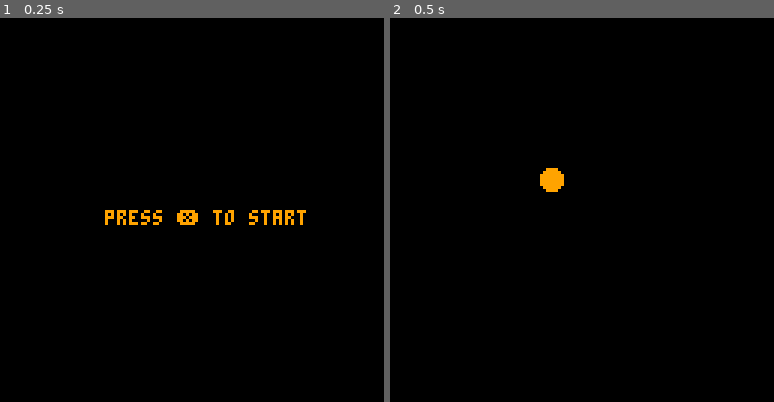
Above: before the commit, frames 1-2 (left to right).
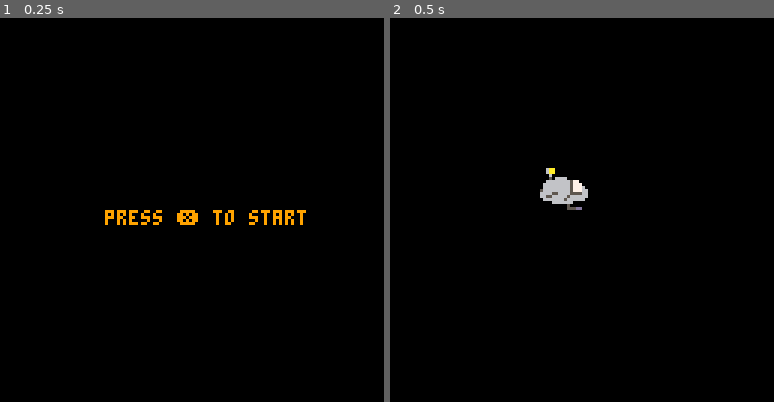
Above: after the commit, the same moments.

Repository: FrederikHR/GDB
Game: PICO-8 cartridge OW/ow.p8
Two runs of this game, one before a commit and one after it. Both use one fixed random seed, a clock stepped at 60 frames per second and the inputs below.
Inputs:
- Up to frame 1 (0.25 s): no input
- Up to frame 2 (0.5 s): tap X (X key) at 0.33 s

Frame 1 is identical in both runs. In frame 2, 0.9% of the frame differs, in the area x 39-52%, y 39-50%.

Commit message:
spaceships iterations

Diff:
--- a/OW/ow.p8
+++ b/OW/ow.p8
@@ -1,5 +1,5 @@
 pico-8 cartridge // http://www.pico-8.com
-version 39
+version 40
 __lua__
 --init
 --new game in space!!!
@@ -60,7 +60,7 @@
 
 function make_player()
 	p = {}
-	p.spr = 1
+	p.spr = 2
 	p.x=50
 	p.y=50
 	p.dx=0
@@ -70,8 +70,8 @@
 	p.acc=0.5
 	p.boost=4
 	p.play="idle"
-	p.sw=1
-	p.sh=1
+	p.sw=2
+	p.sh=2
 	p.flp=false
 	p.anims=panims
 end
Not shown, changed: 34 lines of the sprite sheet (__gfx__) section of OW/ow.p8
